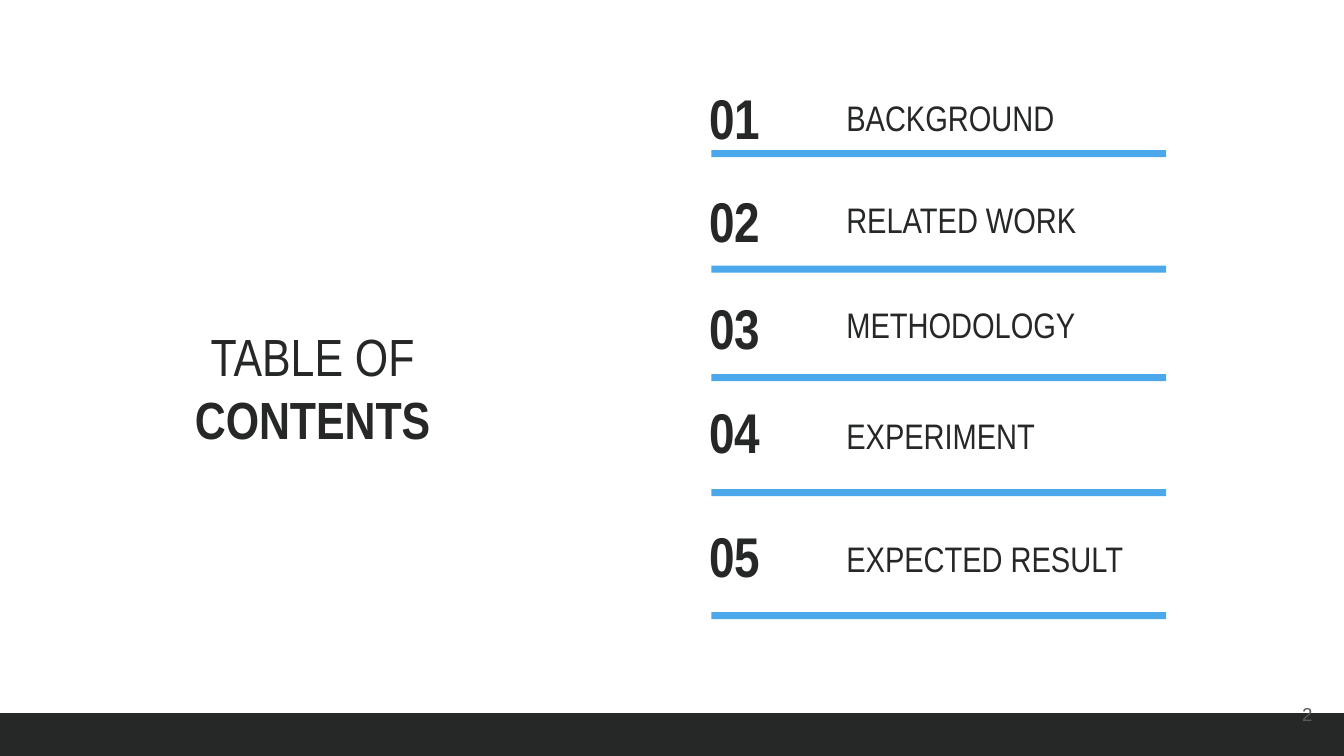
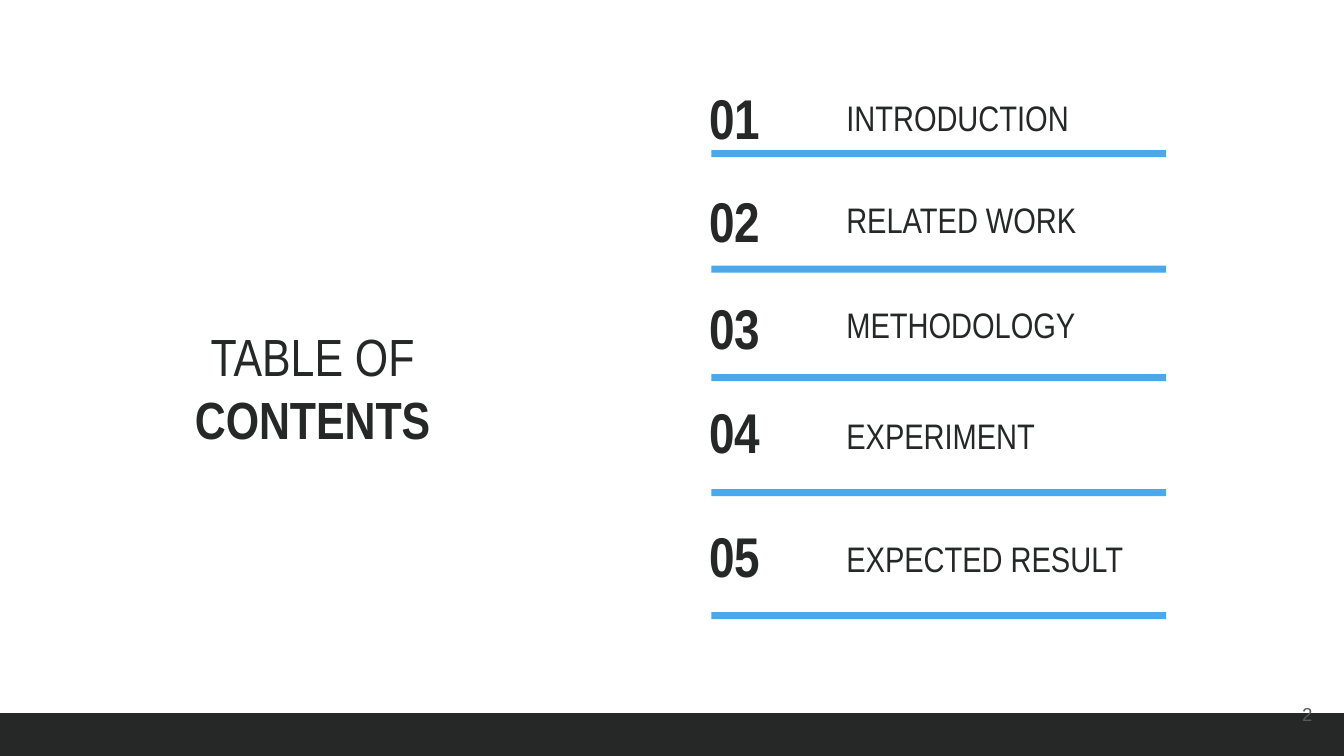
Before and after one commit to archx64/cxr-diff-vqa, a slide deck: slide 2 of st124974-Proposal.pptx. Drawn at 1344x756 pixels with LibreOffice and Linux fonts; fonts in the diff are those of the drawing. Boxes give left, top, right and bottom in pixels: in the first picture for what was removed or moved away, otherwise in the second. Text is boxed around its words. In the diff, an @@ line names an element or a change of style, - is before the commit and + after.

```diff
--- a/st124974-Proposal.pptx
+++ b/st124974-Proposal.pptx
@@ text at [846, 106, 1068, 132]: text changed @@
-BACKGROUND
+INTRODUCTION
```
Also in this commit, not shown: 17 other slides changed, 12 slides added, 23 other files.
